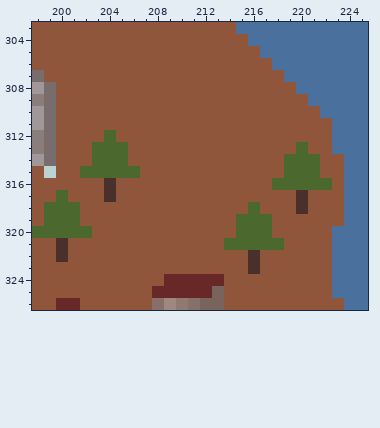
Edited in one commit: pixel-art file (Assets/Aseprite/map.ase). That is the earlier state.
250x445 pixels, 1 frame. Colours within 5 levels of each other are drawn and written as one. Shown: x 198..225, y 303..326.
And afterwards:
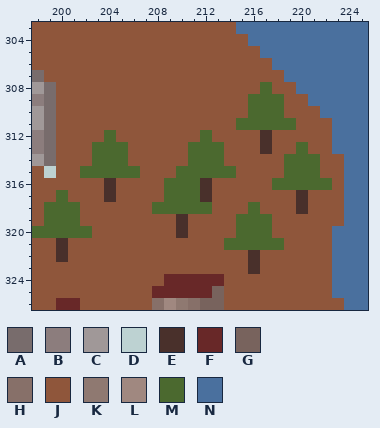
Palette (. is transparent): A #786c6c  B #8c7d7d  C #a09898  D #bdd2d2  E #49302b  F #682828  G #78635d  H #877069  J #8f563b  K #8f7971  L #a08880  M #4b692f  N #4a709e
Diff:
{"where": "layer \"trees\""}
{"y":308,"x":217,"old":"J","new":"M"}
{"y":309,"x":216,"old":"JJJ","new":"MMM"}
{"y":310,"x":216,"old":"JJJ","new":"MMM"}
{"y":311,"x":215,"old":"JJJJJ","new":"MMMMM"}
{"y":312,"x":212,"old":"J","new":"M"}
{"y":312,"x":217,"old":"J","new":"E"}
{"y":313,"x":211,"old":"JJJ","new":"MMM"}
{"y":313,"x":217,"old":"J","new":"E"}
{"y":314,"x":211,"old":"JJJ","new":"MMM"}
{"y":315,"x":210,"old":"JJJJJ","new":"MMMMM"}
{"y":316,"x":209,"old":"JJJJ","new":"MMME"}
{"y":317,"x":209,"old":"JJJJ","new":"MMME"}
{"y":318,"x":208,"old":"JJJJJ","new":"MMMMM"}
{"y":319,"x":210,"old":"J","new":"E"}
{"y":320,"x":210,"old":"J","new":"E"}
{"label":"changed","picture_box":[152,82,296,238]}
